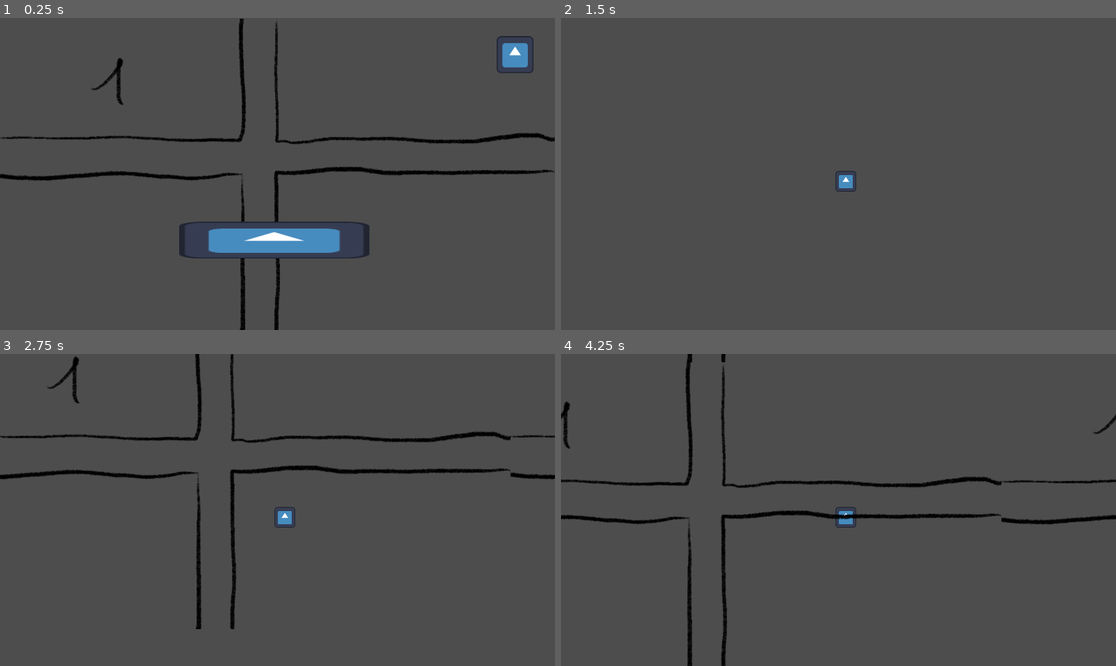
Above: before the commit, frames 1-4 (two rows, left to right).
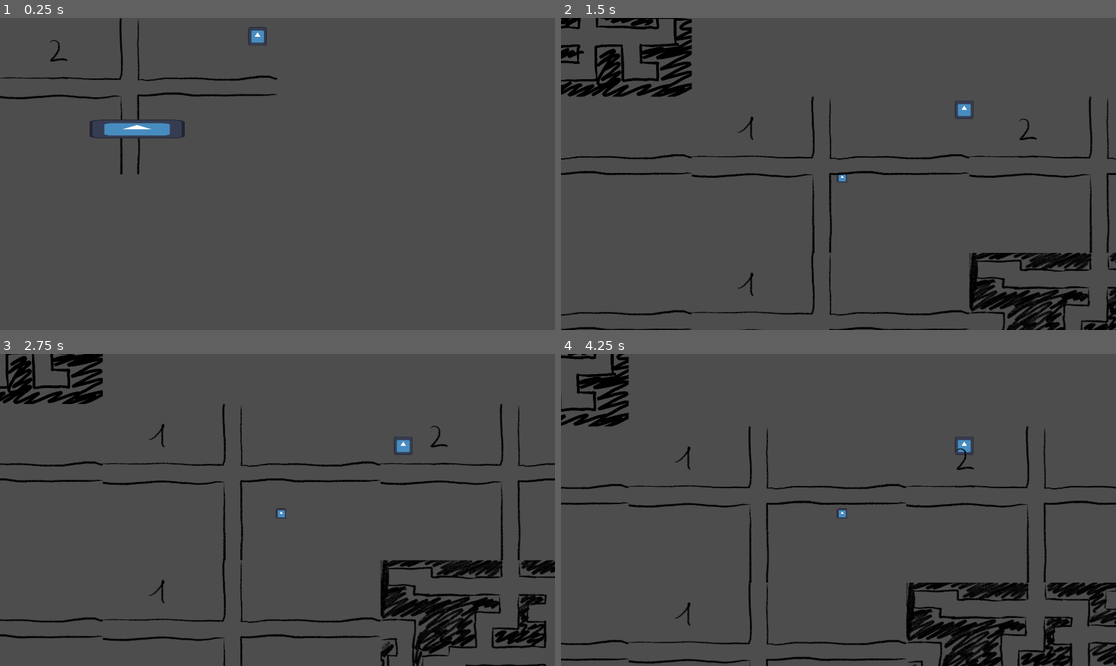
Above: after the commit, the same moments.

Repository: VanixWasTaken/Game-Jam
Game: Godot game, scene res://Scenes and Scripts/start_menu.tscn
Two runs of this game, one before a commit and one after it. Both use one fixed random seed, a clock stepped at 60 frames per second and the inputs below. The engine's default icon, where the game draws it, is replaced by a stand-in: a white triangle on a blue panel in a dark square.
Inputs (mouse positions are in pixels of both pictures, inside the frame that each line leads up to; where the layout moved, square brackets give the same spot in the first picture):
- Up to frame 1 (0.25 s): no input
- Up to frame 2 (1.5 s): click (699, 130) [832, 239] at 0.5 s; tap Enter at 1.25 s; hold D (ui_right) from 1.28 s (still down)
- Up to frame 3 (2.75 s): release D (ui_right) at 2.03 s; hold S (ui_down) from 2.03 s (still down)
- Up to frame 4 (4.25 s): release S (ui_down) at 2.78 s; hold D (ui_right) 2.78-3.53 s; hold W (ui_up) from 3.53 s (still down)

The runs differ from the first frame. In frame 1, 7.7% of the frame differs, in the area x 0-100%, y 0-100%; in frame 2, 8.5%; in frame 3, 12%; in frame 4, 12%.

Commit message:
spiral spawn test

Diff:
--- /dev/null
+++ b/Scenes and Scripts/Tiles/tile_3.tscn
@@ -0,0 +1,9 @@
+[gd_scene load_steps=2 format=3 uid="uid://df3wolq46cson"]
+
+[ext_resource type="Texture2D" uid="uid://bw8mrghhr3a35" path="res://Assets/tile3.png" id="1_18t8c"]
+
+[node name="Tile3" type="Node2D"]
+
+[node name="Sprite2D" type="Sprite2D" parent="."]
+position = Vector2(960, 544)
+texture = ExtResource("1_18t8c")
--- a/Scenes and Scripts/level.gd
+++ b/Scenes and Scripts/level.gd
@@ -1,21 +1,42 @@
 extends Node2D
 
-var tiles1 = preload("res://Scenes and Scripts/Tiles/tile_1.tscn")
-var tiles2 = preload("res://Scenes and Scripts/Tiles/tile_2.tscn")
+var cross_tiles1 = preload("res://Scenes and Scripts/Tiles/tile_1.tscn")
+var cross_tiles2 = preload("res://Scenes and Scripts/Tiles/tile_2.tscn")
+var cross_tiles3 = preload("res://Scenes and Scripts/Tiles/tile_3.tscn")
 var last_tile_position = Vector2(0, 0)
+var tile_round = 0
 
 
 func _process(delta):
 	randomize()
-	var tiles = [tiles1, tiles2]
-	var help = tiles[randi()% tiles.size()]
-	var tile = help.instantiate()
-	add_child(tile)
-	tile.position = last_tile_position
-	last_tile_position += Vector2(1920, 0)
+	var cross_tiles = [cross_tiles1, cross_tiles2, cross_tiles3]
+	var help = cross_tiles[randi()% cross_tiles.size()]
+	var cross_tile = help.instantiate()
+	add_child(cross_tile)
 
 
+	cross_tile.position = last_tile_position
 
-	if last_tile_position.x >= 57600:
-		last_tile_position.x = 0
-		last_tile_position += Vector2(0, 1080)
+	if tile_round == 5:
+		last_tile_position.y -= 1080
+		tile_round += 1
+
+	if tile_round == 4:
+		last_tile_position.y -= 1080
+		tile_round += 1
+
+	if tile_round == 3:
+		last_tile_position.x -= 1920
+		tile_round += 1
+
+	if tile_round == 2:
+		last_tile_position.x -= 1920
+		tile_round += 1
+
+	if tile_round == 1:
+		last_tile_position.y += 1080
+		tile_round += 1
+
+	if tile_round == 0:
+		last_tile_position.x += 1920
+		tile_round += 1
--- a/Scenes and Scripts/level.tscn
+++ b/Scenes and Scripts/level.tscn
@@ -1,12 +1,19 @@
-[gd_scene load_steps=3 format=3 uid="uid://0ihn3m31l6ba"]
+[gd_scene load_steps=4 format=3 uid="uid://0ihn3m31l6ba"]
 
 [ext_resource type="PackedScene" uid="uid://dy5ns274feorx" path="res://Scenes and Scripts/player.tscn" id="1_di0k0"]
 [ext_resource type="Script" path="res://Scenes and Scripts/level.gd" id="1_mrmsb"]
+[ext_resource type="PackedScene" uid="uid://3gosd8jl8ker" path="res://Scenes and Scripts/HUD/exit_button.tscn" id="3_23e1o"]
 
 [node name="Level" type="Node2D"]
 script = ExtResource("1_mrmsb")
 
 [node name="Player" parent="." instance=ExtResource("1_di0k0")]
-position = Vector2(8547, 4792)
+position = Vector2(962, 538)
 
 [node name="Camera2D" type="Camera2D" parent="Player"]
+
+[node name="ExitButton" parent="Player" instance=ExtResource("3_23e1o")]
+offset_left = 806.0
+offset_top = -509.0
+offset_right = 934.0
+offset_bottom = -381.0
--- a/Scenes and Scripts/start_menu.tscn
+++ b/Scenes and Scripts/start_menu.tscn
@@ -30,6 +30,7 @@
 [node name="AnimatedSprite2D" type="AnimatedSprite2D" parent="."]
 position = Vector2(959, 542)
 sprite_frames = SubResource("SpriteFrames_koc22")
+autoplay = "default"
 frame_progress = 0.0512843
 
 [node name="ExitButton" parent="." instance=ExtResource("4_4frjo")]
--- a/project.godot
+++ b/project.godot
@@ -19,6 +19,7 @@
 
 window/size/viewport_width=1920
 window/size/viewport_height=1080
+window/stretch/scale=0.5
 
 [dotnet]
 
Binary file added: Assets/tile3.png
Not shown, added: Assets/tile3.png.import
Binary file added: Assets/tile_ver1_1.png
Not shown, added: Assets/tile_ver1_1.png.import
